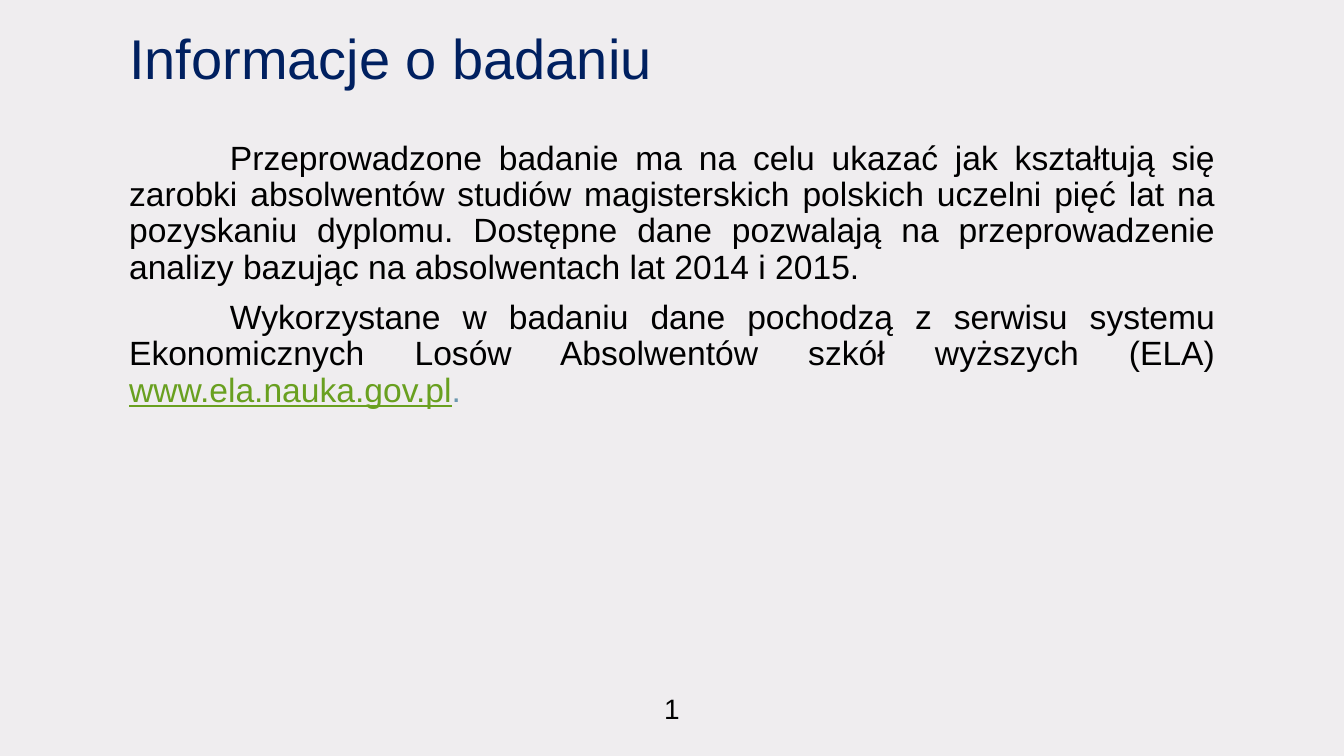
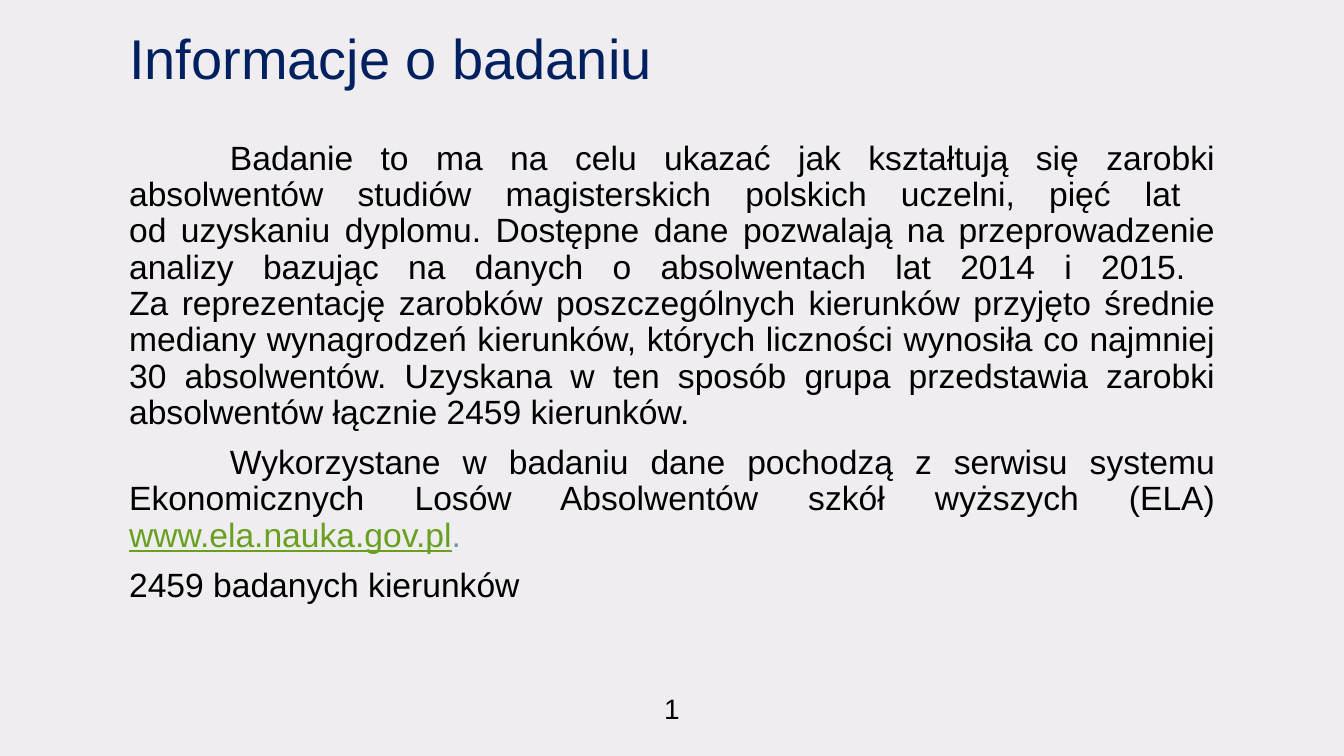
Before and after one commit to CptQuak/CasestudyGraduateEarnings, a slide deck: slide 2 of casestudy.pptx. Drawn at 1344x756 pixels with LibreOffice and Linux fonts; fonts in the diff are those of the drawing. Boxes give left, top, right and bottom in pixels: in the first picture for what was removed or moved away, otherwise in the second. Text is boxed around its words. In the diff, an @@ line names an element or a change of style, - is before the commit and + after.

```diff
--- a/casestudy.pptx
+++ b/casestudy.pptx
@@ text at bbox=[129, 145, 1215, 431]: text changed @@
-Przeprowadzone badanie ma na celu ukazać jak kształtują się zarobki absolwentów studiów magisterskich polskich uczelni pięć lat na pozyskaniu dyplomu. Dostępne dane pozwalają na przeprowadzenie analizy bazując na absolwentach lat 2014 i 2015.
+Badanie to ma na celu ukazać jak kształtują się zarobki absolwentów studiów magisterskich polskich uczelni, pięć lat
+od uzyskaniu dyplomu. Dostępne dane pozwalają na przeprowadzenie analizy bazując na danych o absolwentach lat 2014 i 2015.
+Za reprezentację zarobków poszczególnych kierunków przyjęto średnie mediany wynagrodzeń kierunków, których liczności wynosiła co najmniej 30 absolwentów. Uzyskana w ten sposób grupa przedstawia zarobki absolwentów łącznie 2459 kierunków.
@@ text at bbox=[129, 572, 519, 604]: paragraph added @@
+2459 badanych kierunków
```
Also in this commit, not shown: 1 other slide changed, 5 slides added, 1 slide removed, 9 other files.
